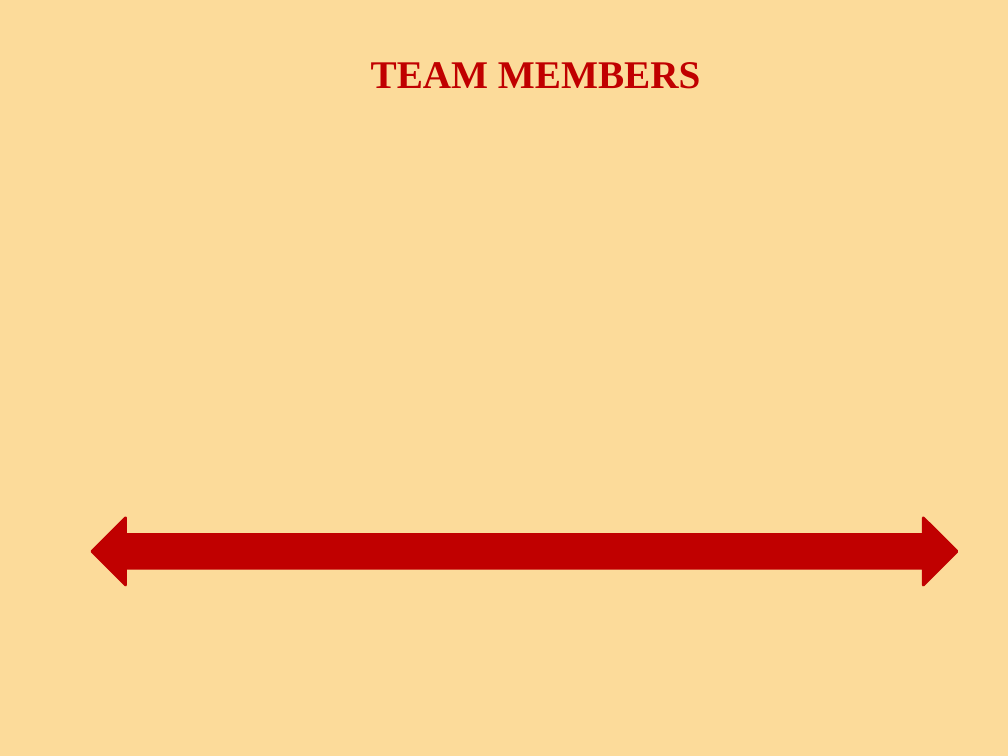
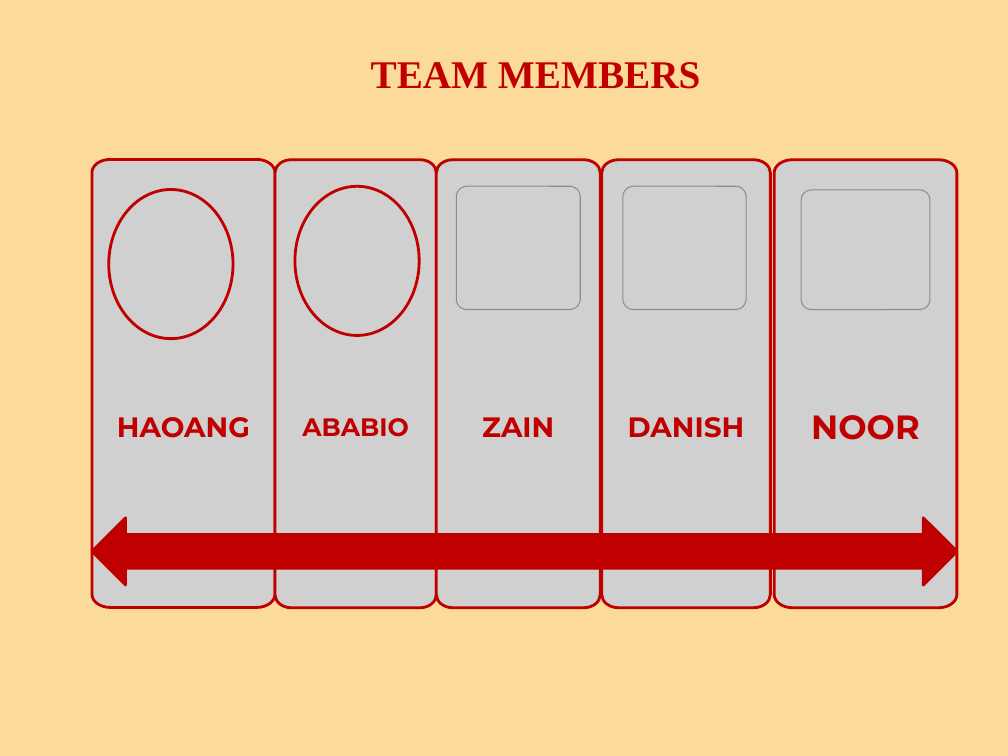
Before and after one commit to Klassic-Mak/epidexa, a slide deck: slide 2 of EPIDEXA.pptm. Drawn at 1008x756 pixels with LibreOffice and Linux fonts; fonts in the diff are those of the drawing; grey boxes stand for pictures; background and template pictures are left out. Boxes give left, top, right and bottom in pixels: in the first picture for what was removed or moved away, otherwise in the second. Text is boxed around its words. In the diff, an @@ line names an element or a change of style, - is before the commit and + after.

```diff
--- a/EPIDEXA.pptm
+++ b/EPIDEXA.pptm
@@ group added at [92,159,957,607]: 10 pictures, 1 ellipse @@
+HAOANG
+ABABIO
+ZAIN
+DANISH
+NOOR
```
Also in this commit, not shown: 2 other slides changed, 3 slides added, 5 slides removed.
